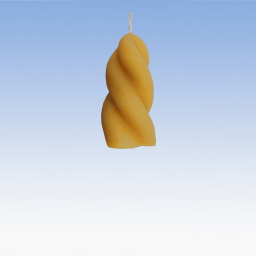
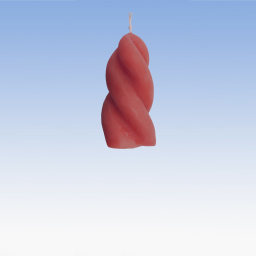
Comparing the layer stacks of the two 256 x 256 images. Changes:
painted on "Eingefügte Ebene" over (x1=101, y1=12, x2=156, y2=149)
